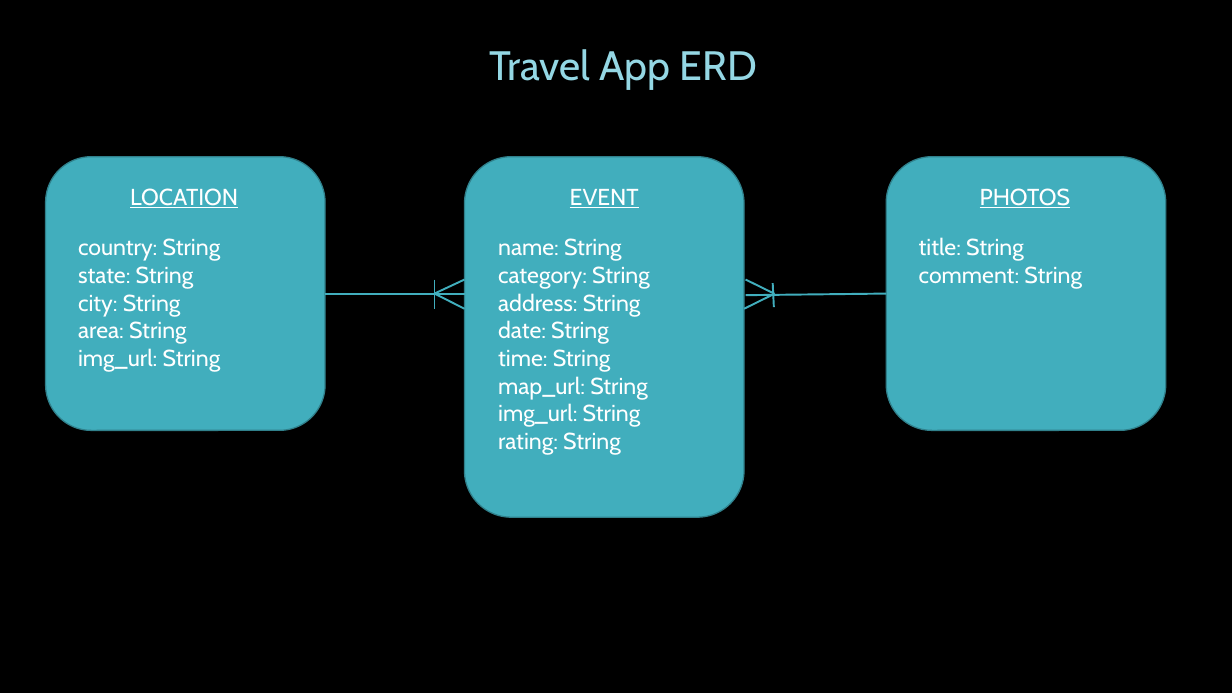
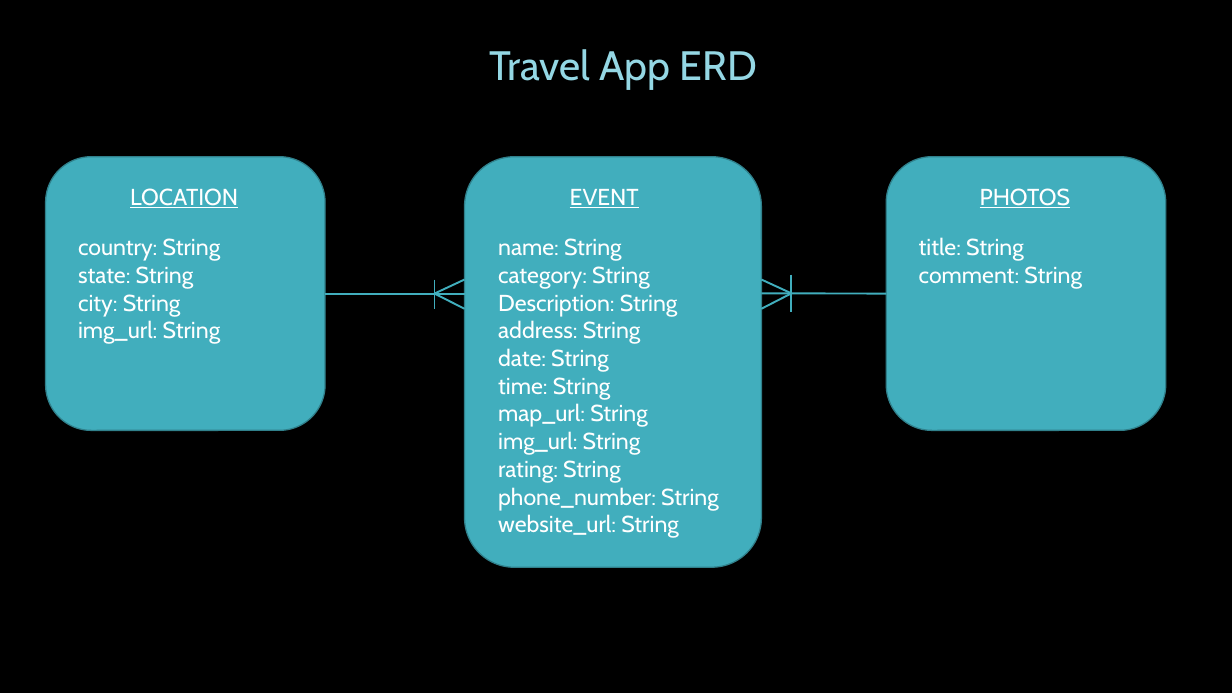
Before and after one commit to atflick/tourist-app-project-3, a slide deck: slide 1 of Tourist_App - ERD.pptx. Drawn at 1232x693 pixels with LibreOffice and Linux fonts; fonts in the diff are those of the drawing; background and template pictures are left out. Boxes give left, top, right and bottom in pixels: in the first picture for what was removed or moved away, otherwise in the second. Text is boxed around its words. In the diff, an @@ line names an element or a change of style, - is before the commit and + after.

```diff
--- a/Tourist_App - ERD.pptx
+++ b/Tourist_App - ERD.pptx
@@ rounded rectangle: place and size @@
-rounded rectangle at <box>465,157,745,518</box>
+rounded rectangle at <box>465,157,762,567</box>
@@ text at <box>498,294,678,317</box>: paragraph added @@
+Description: String
@@ line moved from (775, 294) - (744, 309) to (792, 294) - (762, 309) @@
@@ line moved from (775, 294) - (746, 280) to (792, 294) - (762, 280) @@
@@ line moved from (746, 295) - (886, 294) to (762, 294) - (886, 294) @@
@@ line moved from (773, 283) - (775, 307) to (791, 274) - (791, 312) @@
@@ text at <box>78,321,187,344</box>: paragraph removed @@
-area: String
@@ text at <box>498,487,719,538</box>: paragraphs added @@
+phone_number: String
+website_url: String
```
Also in this commit, not shown: 7 other files.
